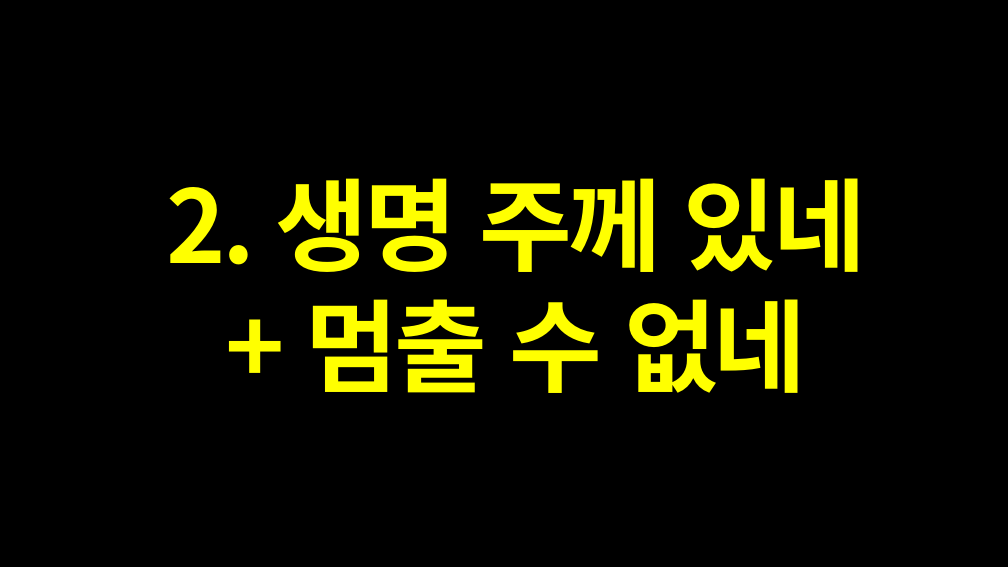
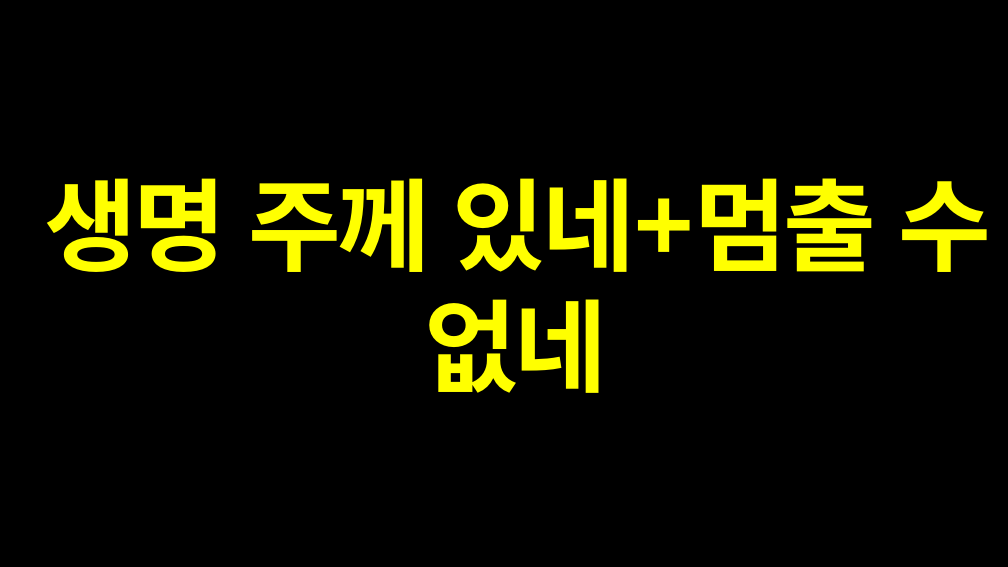
Before and after one commit to JohnHaan/lyrics-generator, a slide deck: slide 1 of songs/song-02/song.pptx. Drawn at 1008x567 pixels with LibreOffice and Linux fonts; fonts in the diff are those of the drawing. Boxes give left, top, right and bottom in pixels: in the first picture for what was removed or moved away, otherwise in the second. Text is boxed around its words. In the diff, an @@ line names an element or a change of style, - is before the commit and + after.

```diff
--- a/songs/song-02/song.pptx
+++ b/songs/song-02/song.pptx
@@ text at (44,178,992,393): text changed @@
-2. 생명 주께 있네
-+ 멈출 수 없네
+생명 주께 있네+멈출 수 없네
```
Also in this commit, not shown: 2 other slides changed, 1 slide removed, 11 other files.
